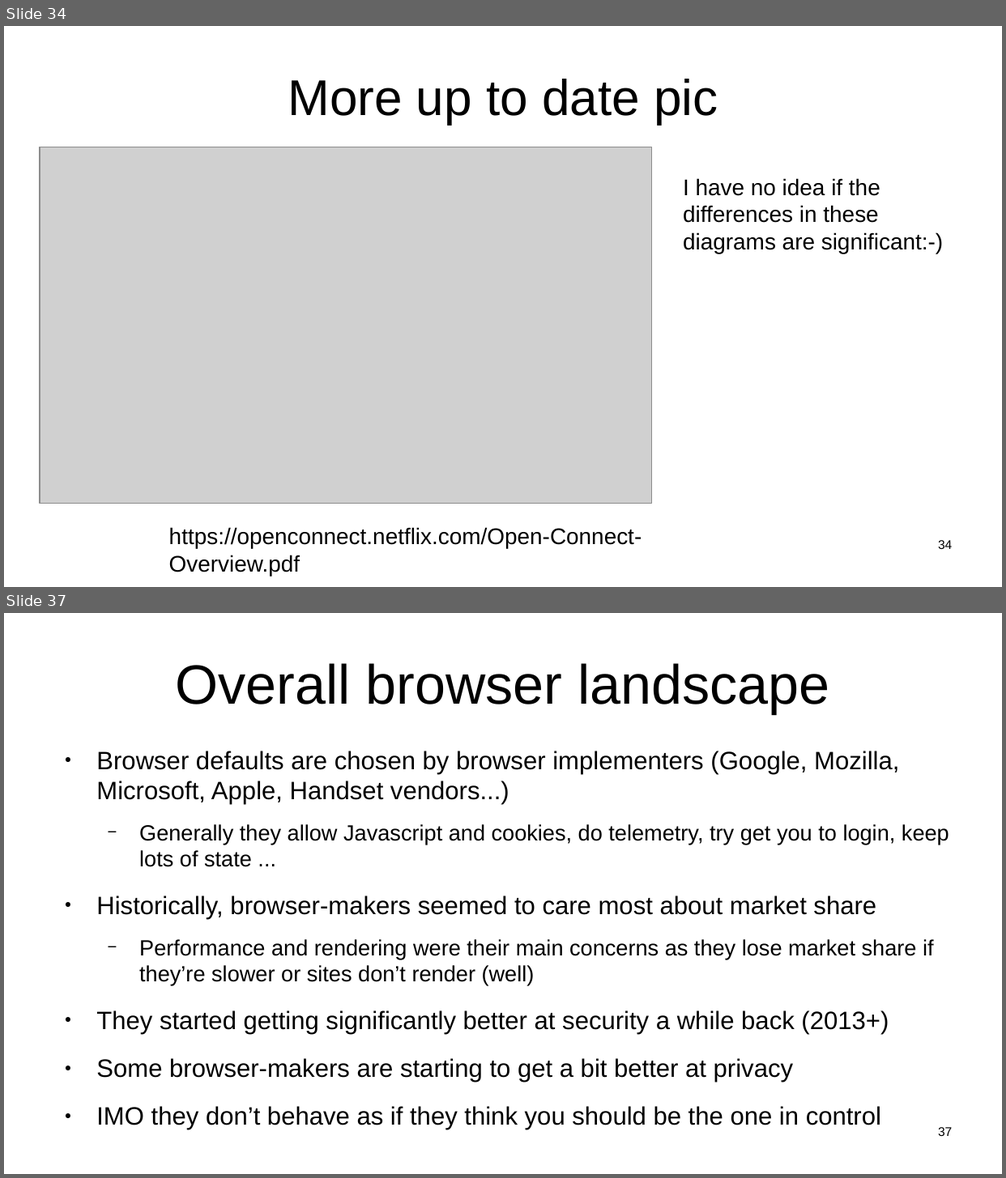
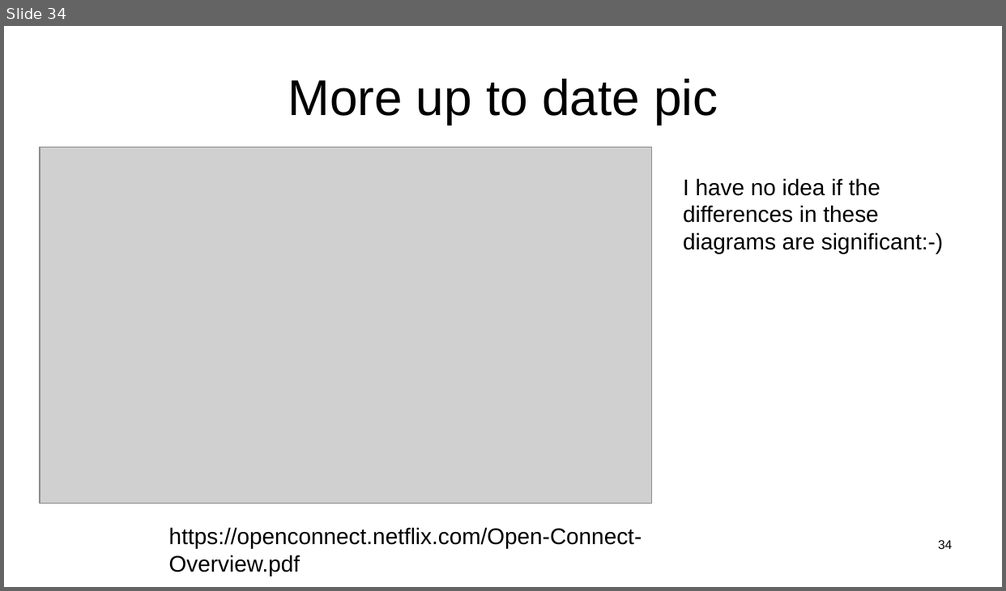
Before and after one commit to sftcd/witidtm, a slide deck: lectures/2021-2022/200-web.odp. Shown one above the other, each under a label of ours: slides 34 and 37 before the commit, slide 34 after it; the slides between them are not shown. The pictures are 1006x1178 and 1006x591 pixels, drawn with LibreOffice and Linux fonts; fonts in the diff are those of the drawing; grey boxes stand for pictures. Boxes give left, top, right and bottom in pixels: in the first picture for what was removed or moved away, otherwise in the second. Text is boxed around its words. In the diff, an @@ line names an element or a change of style, - is before the commit and + after.

```diff
--- a/lectures/2021-2022/200-web.odp
+++ b/lectures/2021-2022/200-web.odp
@@ slide 37 removed at (4,613,1002,1174), background #FFFFFF @@
@@ title removed at (175,663,829,714) @@
-Overall browser landscape
@@ text removed at (96,751,949,1131) @@
-● Browser defaults are chosen by browser implementers (Google, Mozilla, Microsoft, Apple, Handset vendors...)
-  − Generally they allow Javascript and cookies, do telemetry, try get you to login, keep lots of state ...
-● Historically, browser-makers seemed to care most about market share
-  − Performance and rendering were their main concerns as they lose market share if they’re slower or sites don’t render (well)
-● They started getting significantly better at security a while back (2013+)
-● Some browser-makers are starting to get a bit better at privacy
-● IMO they don’t behave as if they think you should be the one in control
@@ page number removed at (938,1127,952,1136) @@
-37
```
Also in this commit, not shown: 5 other slides removed, 7 other files.
